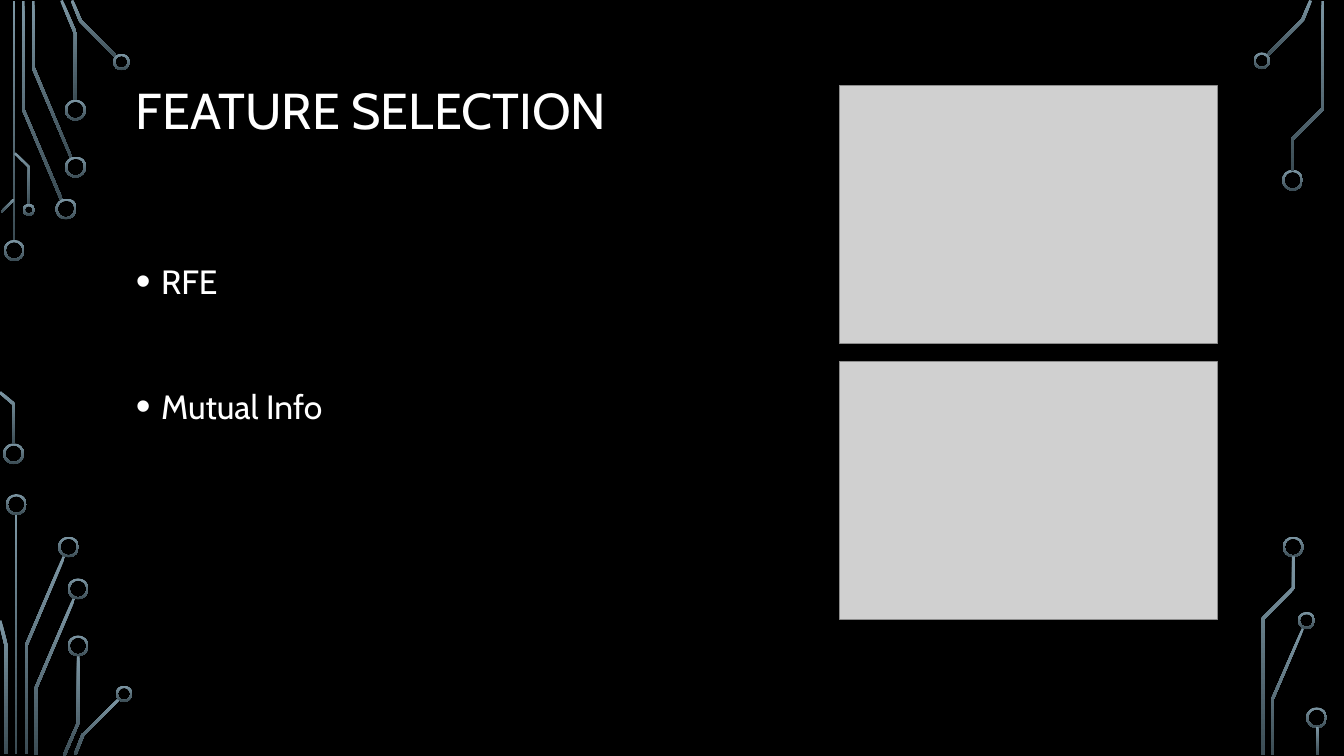
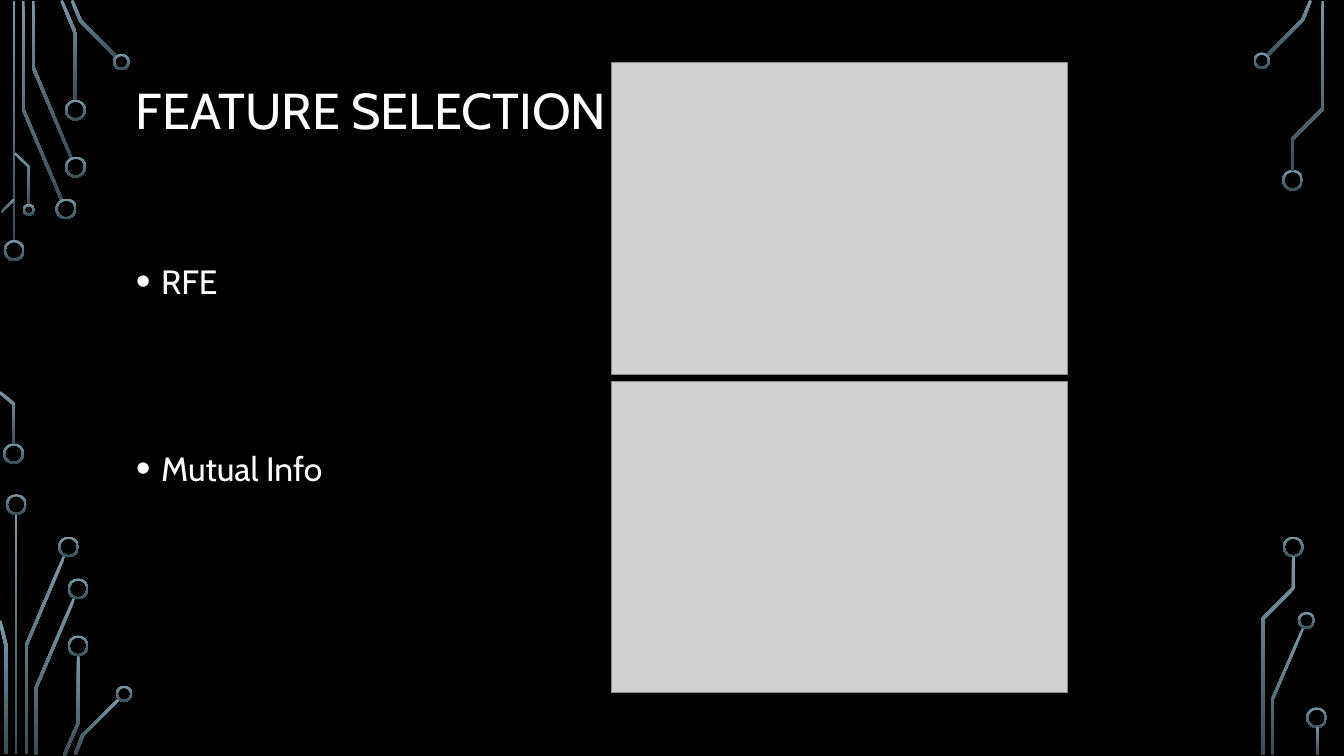
Before and after one commit to bugraefendi/ML-Grades, a slide deck: slide 15 of UpdateMachine Learning I Short Project.pptx (slide 12 before the commit). Drawn at 1344x756 pixels with LibreOffice and Linux fonts; fonts in the diff are those of the drawing; grey boxes stand for pictures; background and template pictures are left out. Boxes give left, top, right and bottom in pixels: in the first picture for what was removed or moved away, otherwise in the second. Text is boxed around its words. In the diff, an @@ line names an element or a change of style, - is before the commit and + after.

```diff
--- a/UpdateMachine Learning I Short Project.pptx
+++ b/UpdateMachine Learning I Short Project.pptx
@@ picture: place and size @@
-picture at (840,86,1218,344)
+picture at (612,63,1068,374)
@@ text "RFE" rewrapped from (161,270,322,420) to (161,270,322,482) @@
@@ picture: place and size @@
-picture at (840,362,1218,620)
+picture at (612,382,1068,694)
```
Also in this commit, not shown: 9 other slides changed, 3 slides added.
